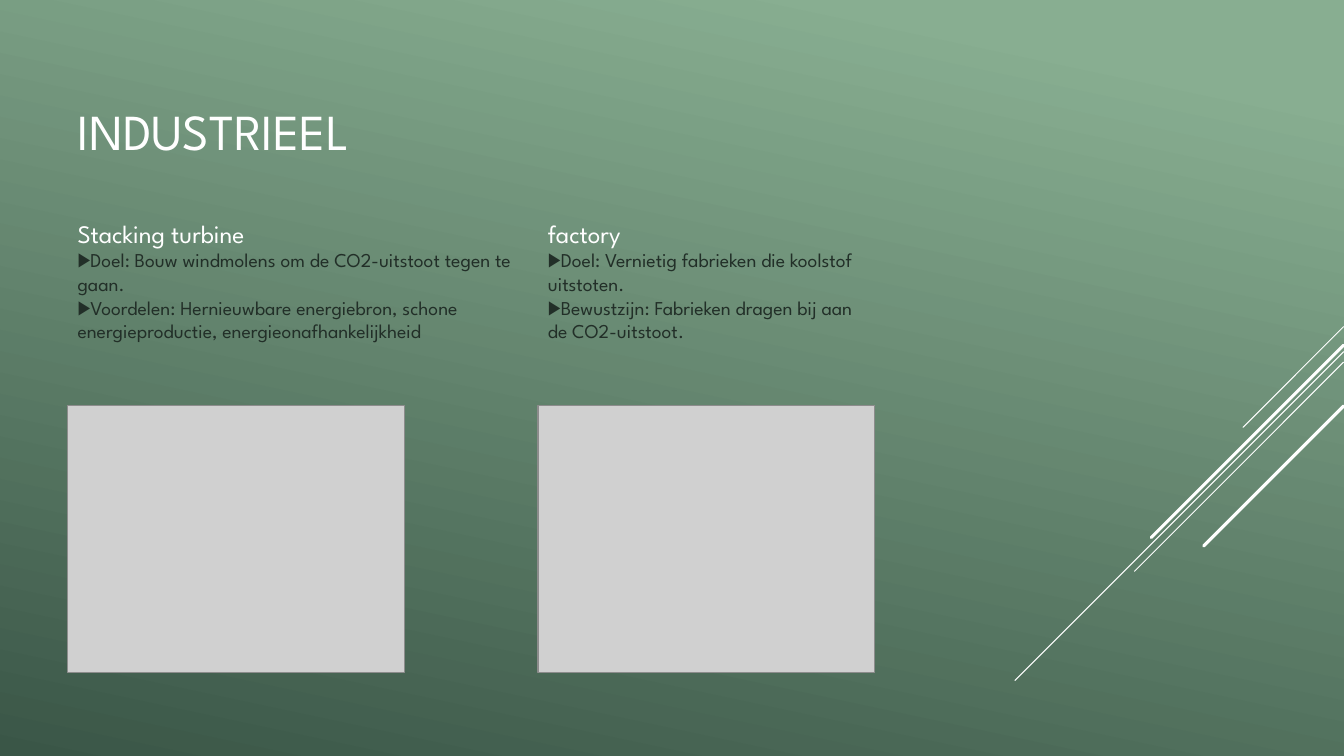
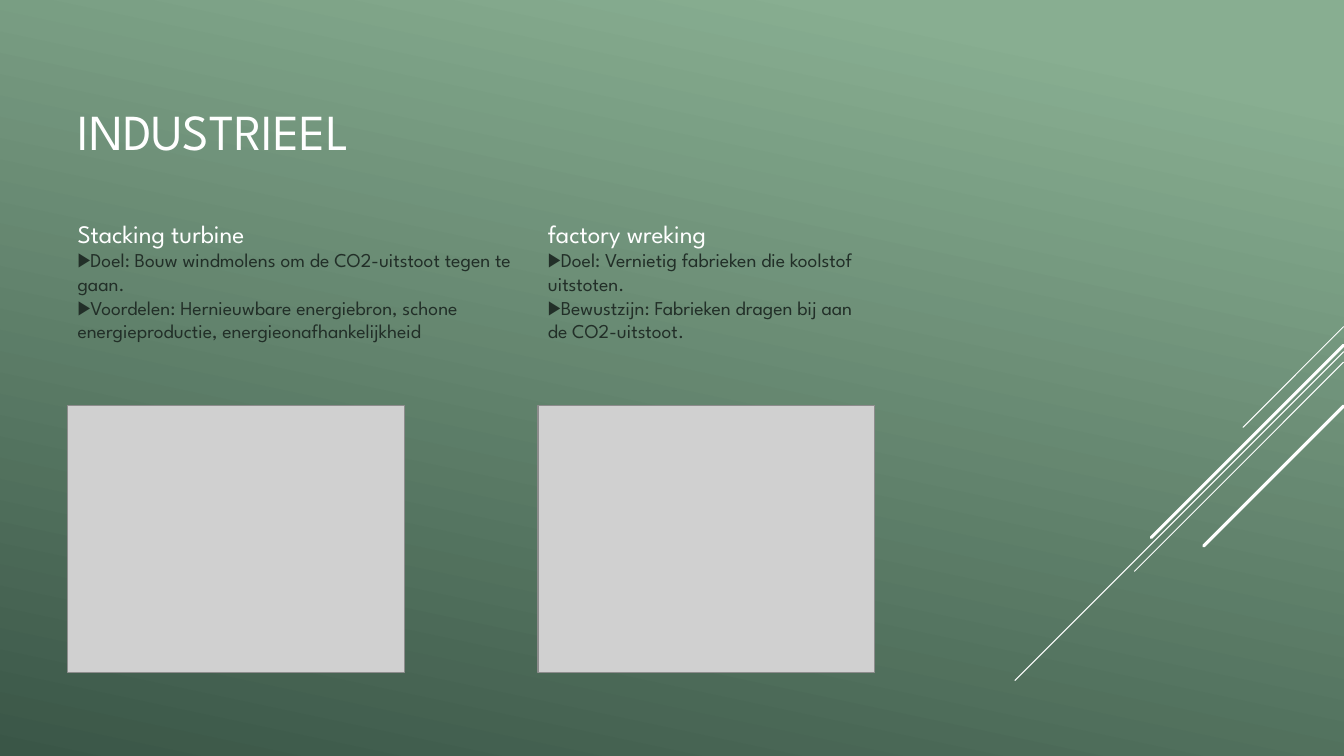
Before and after one commit to vives-project-xp/EducationalGame2, a slide deck: slide 6 of Educational_game_2.pptx. Drawn at 1344x756 pixels with LibreOffice and Linux fonts; fonts in the diff are those of the drawing; grey boxes stand for pictures. Boxes give left, top, right and bottom in pixels: in the first picture for what was removed or moved away, otherwise in the second. Text is boxed around its words. In the diff, an @@ line names an element or a change of style, - is before the commit and + after.

```diff
--- a/Educational_game_2.pptx
+++ b/Educational_game_2.pptx
@@ text at (x1=548, y1=225, x2=706, y2=249): text changed @@
-factory
+factory wreking
```
Also in this commit, not shown: 2 other slides changed, 16 other files.
